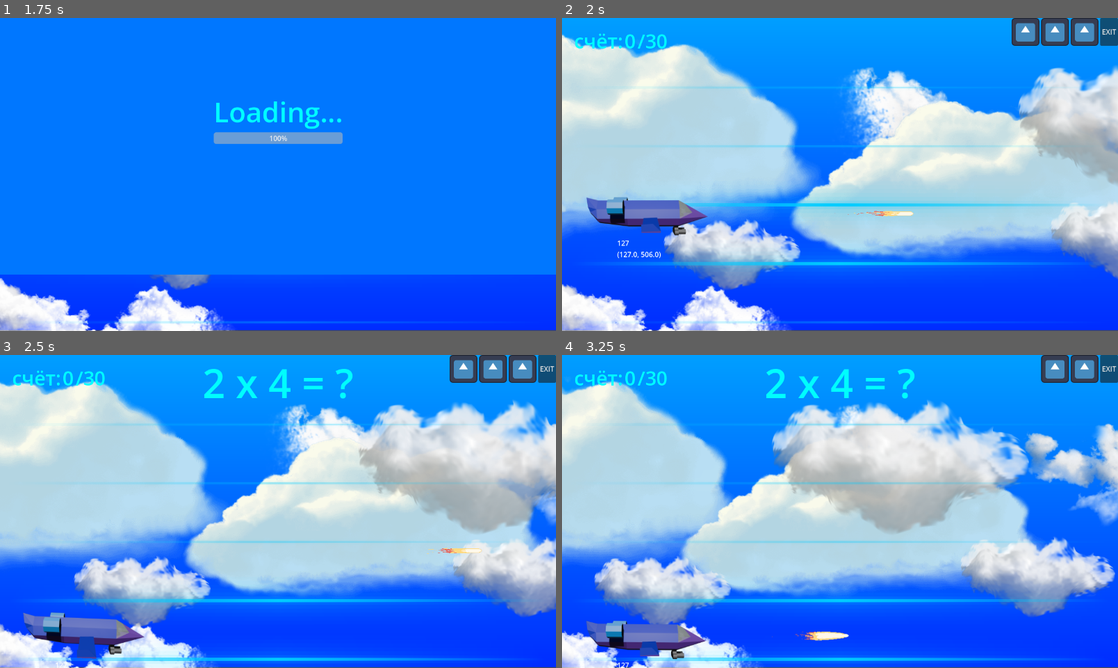
Above: before the commit, frames 1-4 (two rows, left to right).
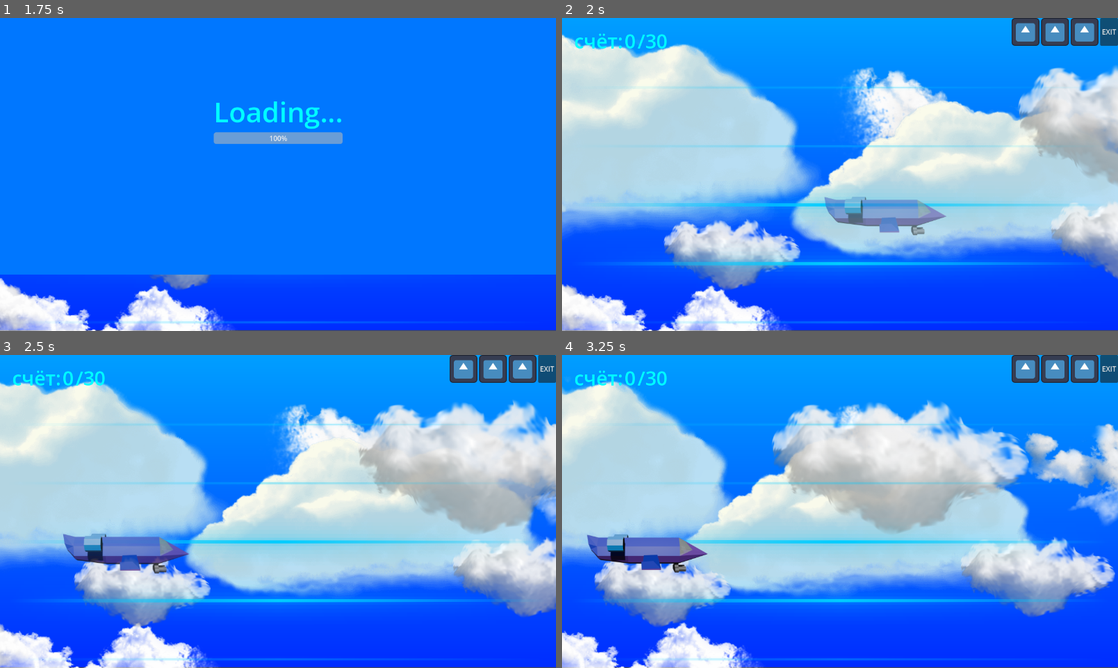
Above: after the commit, the same moments.

Repository: GGamezebo/quizmatik
Game: Godot game, scene res://main.tscn
The game is run twice, just before and just after one commit, with the same random seed, the same clock (stepped at 60 frames per second) and the same inputs. The engine's default icon, where the game draws it, is replaced by a stand-in: a white triangle on a blue panel in a dark square.
Inputs:
- Up to frame 1 (1.75 s): click "Старт" at 0.5 s; tap Enter at 1.25 s; hold Right from 1.28 s (still down); tap Space (shoot) at 1.35 s
- Up to frame 2 (2 s): keep holding Right
- Up to frame 3 (2.5 s): release Right at 2.03 s; hold Down (ui_down) from 2.03 s (still down); tap Tab at 2.1 s
- Up to frame 4 (3.25 s): release Down (ui_down) at 2.78 s; hold Right from 2.78 s (still down); tap Space (shoot) at 2.85 s

Frame 1 is identical in both runs. In frame 2, 3.5% of the frame differs, in the area x 4-70%, y 57-77%; in frame 3, 9.0%; in frame 4, 9.5%, in the area x 4-91%, y 0-100%.

Commit message:
add ev_state_changed for fsm add fms states constants for game add CountDown animation for plane

Diff:
--- a/core/lib/fsm/fsm/fsm.gd
+++ b/core/lib/fsm/fsm/fsm.gd
@@ -1,5 +1,7 @@
 class_name FSM
-extends RefCounted
+extends Node
+
+signal ev_state_changed(from_state_name: String, to_state_name: String)
 
 # Константы для специальных переходов
 const ALL_STATES = "*"
@@ -141,6 +143,7 @@
 		_states_map[state_name] = new_state
 
 func _call_callbacks(from_name: String, to_name: String) -> void:
+	ev_state_changed.emit(from_name, to_name)
 	var key = from_name + "->" + to_name
 	if _callbacks.has(key):
 		for callback in _callbacks[key]:
--- a/src/contexts/game_context/game_context.tscn
+++ b/src/contexts/game_context/game_context.tscn
@@ -5,14 +5,14 @@
 [ext_resource type="Script" uid="uid://bb18r63uri507" path="res://src/contexts/game_context/game_logic/game_area.gd" id="3_5eju7"]
 [ext_resource type="PackedScene" uid="uid://47fqtynve6g3" path="res://src/features/player/player.tscn" id="4_3f67i"]
 [ext_resource type="Script" uid="uid://c7cuoe35fok4i" path="res://src/contexts/game_context/game_logic/entity_border.gd" id="5_0m8ko"]
-[ext_resource type="Script" uid="uid://nrjrwaslqq0y" path="res://src/contexts/game_context/game_logic/game_manager.gd" id="6_q40ib"]
+[ext_resource type="Script" uid="uid://nrjrwaslqq0y" path="res://src/contexts/game_context/game_logic/game_manager/game_manager.gd" id="6_q40ib"]
 [ext_resource type="Resource" uid="uid://bg11w4vfrn34r" path="res://src/contexts/game_context/game_events.tres" id="7_7ifmk"]
 [ext_resource type="PackedScene" uid="uid://cafp7vy16q1kc" path="res://src/features/answer/answer.tscn" id="7_e5mqp"]
-[ext_resource type="Script" uid="uid://cmbems0pu3ovc" path="res://src/contexts/game_context/game_logic/game_states/count_down_state.gd" id="8_7ifmk"]
+[ext_resource type="Script" uid="uid://cmbems0pu3ovc" path="res://src/contexts/game_context/game_logic/game_manager/game_states/count_down_state.gd" id="8_7ifmk"]
 [ext_resource type="Resource" uid="uid://gld8eub23u54" path="res://src/contexts/main_context/main_events.tres" id="8_xkl2s"]
-[ext_resource type="Script" uid="uid://bcoffunfcj6lw" path="res://src/contexts/game_context/game_logic/game_states/game_state.gd" id="9_irda4"]
+[ext_resource type="Script" uid="uid://bcoffunfcj6lw" path="res://src/contexts/game_context/game_logic/game_manager/game_states/game_state.gd" id="9_irda4"]
 [ext_resource type="Script" uid="uid://dcrpw105eqlxa" path="res://src/contexts/game_context/game_logic/shot_manager.gd" id="10_0hyv8"]
-[ext_resource type="Script" uid="uid://c12eynxqm0o4m" path="res://src/contexts/game_context/game_logic/game_states/end_game_state.gd" id="10_jud5q"]
+[ext_resource type="Script" uid="uid://c12eynxqm0o4m" path="res://src/contexts/game_context/game_logic/game_manager/game_states/end_game_state.gd" id="10_jud5q"]
 [ext_resource type="PackedScene" uid="uid://bwyvda87ui0x5" path="res://src/features/shot/shot.tscn" id="11_ug3i8"]
 [ext_resource type="PackedScene" uid="uid://bcowytgx55cwf" path="res://src/features/explosion/explosion.tscn" id="12_587mb"]
 [ext_resource type="Script" uid="uid://bm2tjky763w3k" path="res://src/contexts/game_context/ui/hud.gd" id="12_lu6cl"]
@@ -45,10 +45,12 @@
 
 [node name="GameManager" type="Node" parent="." unique_id=1898191257 node_paths=PackedStringArray("states")]
 script = ExtResource("6_q40ib")
+gameEvents = ExtResource("7_7ifmk")
 states = [NodePath("CountDownState"), NodePath("GameState"), NodePath("EndGameState")]
 
-[node name="CountDownState" type="Node" parent="GameManager" unique_id=312648269]
+[node name="CountDownState" type="Node" parent="GameManager" unique_id=312648269 node_paths=PackedStringArray("player")]
 script = ExtResource("8_7ifmk")
+player = NodePath("../../Player")
 
 [node name="GameState" type="Node" parent="GameManager" unique_id=1143929338 node_paths=PackedStringArray("player", "area", "gameConfig")]
 script = ExtResource("9_irda4")
--- a/src/contexts/game_context/game_events.gd
+++ b/src/contexts/game_context/game_events.gd
@@ -1,5 +1,6 @@
 class_name GameEvents
 extends Resource
 
-@warning_ignore("unused_signal") signal ev_explosion(answer:Answer)
-@warning_ignore("unused_signal") signal ev_health_changed(health:int)
+@warning_ignore("unused_signal") signal ev_game_state_changed(from_state: String, to_state: String)
+@warning_ignore("unused_signal") signal ev_explosion(answer: Answer)
+@warning_ignore("unused_signal") signal ev_health_changed(health: int)
--- a/src/contexts/game_context/game_logic/game_manager.gd
+++ /dev/null
@@ -1,27 +0,0 @@
-class_name GameManager
-extends Node
-
-@export var states: Array[StateBase]
-
-var fsm:FSM
-var time:float = 0.0
-
-func _ready() -> void:
-	for state in states:
-		state.initialize(self)
-
-	fsm = FSM.new({
-		"initial": {"state": CountDownState.get_state()},
-		"transitions": [
-			{"src": CountDownState.get_state(), "dst": GameState.get_state(), "event": "ev_start_game"},
-			{"src": GameState.get_state(), "dst": EndGameState.get_state(), "event": "ev_end_game"},
-			{"src": EndGameState.get_state(), "dst": CountDownState.get_state(), "event": "ev_restart"},
-		],
-		"states": states,
-	})
-
-func _exit_tree() -> void:
-	fsm.deinit()
-
-func _process(delta: float) -> void:
-	time += delta
--- /dev/null
+++ b/src/contexts/game_context/game_logic/game_manager/fsm_game_events.gd
@@ -0,0 +1,6 @@
+class_name FSMGameEvents
+extends RefCounted
+
+const START_GAME: String = "ev_start_game"
+const END_GAME: String =  "ev_end_game"
+const RESTART: String = "ev_restart"
--- /dev/null
+++ b/src/contexts/game_context/game_logic/game_manager/game_manager.gd
@@ -0,0 +1,35 @@
+class_name GameManager
+extends Node
+
+@export var gameEvents: GameEvents
+@export var states: Array[StateBase]
+
+var fsm: FSM
+var time: float = 0.0
+
+func _ready() -> void:
+	for state in states:
+		state.initialize(self)
+
+	fsm = FSM.new({
+		"initial": {"state": CountDownState.get_state()},
+		"transitions": [
+			{"src": CountDownState.get_state(), "dst": GameState.get_state(), "event": FSMGameEvents.START_GAME},
+			{"src": GameState.get_state(), "dst": EndGameState.get_state(), "event": FSMGameEvents.END_GAME},
+			{"src": EndGameState.get_state(), "dst": CountDownState.get_state(), "event": FSMGameEvents.RESTART},
+		],
+		"states": states,
+	})
+	fsm.ev_state_changed.connect(_on_state_changed)
+
+func _exit_tree() -> void:
+	fsm.deinit()
+
+func get_current_state_name() -> String:
+	return fsm.get_current_state_name()
+
+func _process(delta: float) -> void:
+	time += delta
+
+func _on_state_changed(from_state_name: String, to_state_name: String) -> void:
+	gameEvents.ev_game_state_changed.emit(from_state_name, to_state_name)
--- /dev/null
+++ b/src/contexts/game_context/game_logic/game_manager/game_states/count_down_state.gd
@@ -0,0 +1,47 @@
+class_name CountDownState
+extends StateBase
+
+@export var player: Player
+@export var spawn_duration: float = 2.4
+@export var spawn_distance: float = 660.0
+@export var spawn_scale: float = 2.0
+@export var spawn_alpha: float = 0.0
+
+static func get_state() -> String:
+	return FSMGameStates.COUNTDOWN
+
+func enter(_prev_state: FSMState, _event_data: Dictionary):
+	player.set_process(false)
+	_start_spawn_animation()
+
+func leave(_event_data: Dictionary) -> void:
+	player.set_process(true)
+
+func _start_spawn_animation():
+	var default_position: Vector2 = player.position
+	var spawn_offset = Vector2.from_angle(randf() * TAU) * spawn_distance
+	var start_pos = default_position + spawn_offset
+
+	var rand_bool = bool(randi() % 2)
+	var scale_coeff = spawn_scale if rand_bool else 1.0 / spawn_scale
+
+	player.position = start_pos
+	player.modulate.a = spawn_alpha
+	player.scale = Vector2(scale_coeff, scale_coeff)
+
+	var tween = create_tween()
+	tween.set_parallel(true)
+
+	tween.tween_property(player, "global_position", default_position, spawn_duration)\
+	.set_trans(Tween.TRANS_QUINT).set_ease(Tween.EASE_IN_OUT)
+
+	tween.tween_property(player, "scale", Vector2(1, 1), spawn_duration)\
+		.set_trans(Tween.TRANS_BACK).set_ease(Tween.EASE_OUT)
+
+	tween.tween_property(player, "modulate:a", 1.0, spawn_duration * 0.75)
+
+	tween.set_parallel(true)
+	tween.tween_callback(_on_animation_finish).set_delay(spawn_duration)
+
+func _on_animation_finish() -> void:
+	add_event(FSMGameEvents.START_GAME)
--- a/src/contexts/game_context/game_logic/game_states/end_game_state.gd
+++ b/src/contexts/game_context/game_logic/game_manager/game_states/end_game_state.gd
@@ -2,4 +2,4 @@
 extends StateBase
 
 static func get_state() -> String:
-	return 'EndGame'
+	return FSMGameStates.END_GAME
--- /dev/null
+++ b/src/contexts/game_context/game_logic/game_manager/game_states/fsm game_states.gd
@@ -0,0 +1,6 @@
+class_name FSMGameStates
+extends RefCounted
+
+const COUNTDOWN: String = "coundown"
+const GAME: String =  "game"
+const END_GAME: String = "end_game"
--- a/src/contexts/game_context/game_logic/game_states/game_state.gd
+++ b/src/contexts/game_context/game_logic/game_manager/game_states/game_state.gd
@@ -4,7 +4,7 @@
 signal ev_question_changed(question: QuizQuestion.Question)
 
 static func get_state() -> String:
-	return 'Game'
+	return FSMGameStates.GAME
 
 @export var player: Player
 @export var area: GameArea
--- a/src/contexts/game_context/game_logic/game_states/count_down_state.gd
+++ /dev/null
@@ -1,11 +0,0 @@
-class_name CountDownState
-extends StateBase
-
-static func get_state() -> String:
-	return 'CountDown'
-
-func enter(_prev_state: FSMState, _event_data: Dictionary):
-	await game_mamager.get_tree().create_timer(1.0).timeout
-	if game_mamager == null:
-		return
-	add_event('ev_start_game')
Not shown, added: src/contexts/game_context/game_logic/game_manager/fsm_game_events.gd.uid
Renamed: src/contexts/game_context/game_logic/game_manager.gd.uid -> src/contexts/game_context/game_logic/game_manager/game_manager.gd.uid
Renamed: src/contexts/game_context/game_logic/game_states/count_down_state.gd.uid -> src/contexts/game_context/game_logic/game_manager/game_states/count_down_state.gd.uid
Renamed: src/contexts/game_context/game_logic/game_states/end_game_state.gd.uid -> src/contexts/game_context/game_logic/game_manager/game_states/end_game_state.gd.uid
Not shown, added: src/contexts/game_context/game_logic/game_manager/game_states/fsm game_states.gd.uid
Renamed: src/contexts/game_context/game_logic/game_states/game_state.gd.uid -> src/contexts/game_context/game_logic/game_manager/game_states/game_state.gd.uid
Renamed: src/contexts/game_context/game_logic/game_states/state_base.gd -> src/contexts/game_context/game_logic/game_manager/game_states/state_base.gd
Renamed: src/contexts/game_context/game_logic/game_states/state_base.gd.uid -> src/contexts/game_context/game_logic/game_manager/game_states/state_base.gd.uid
